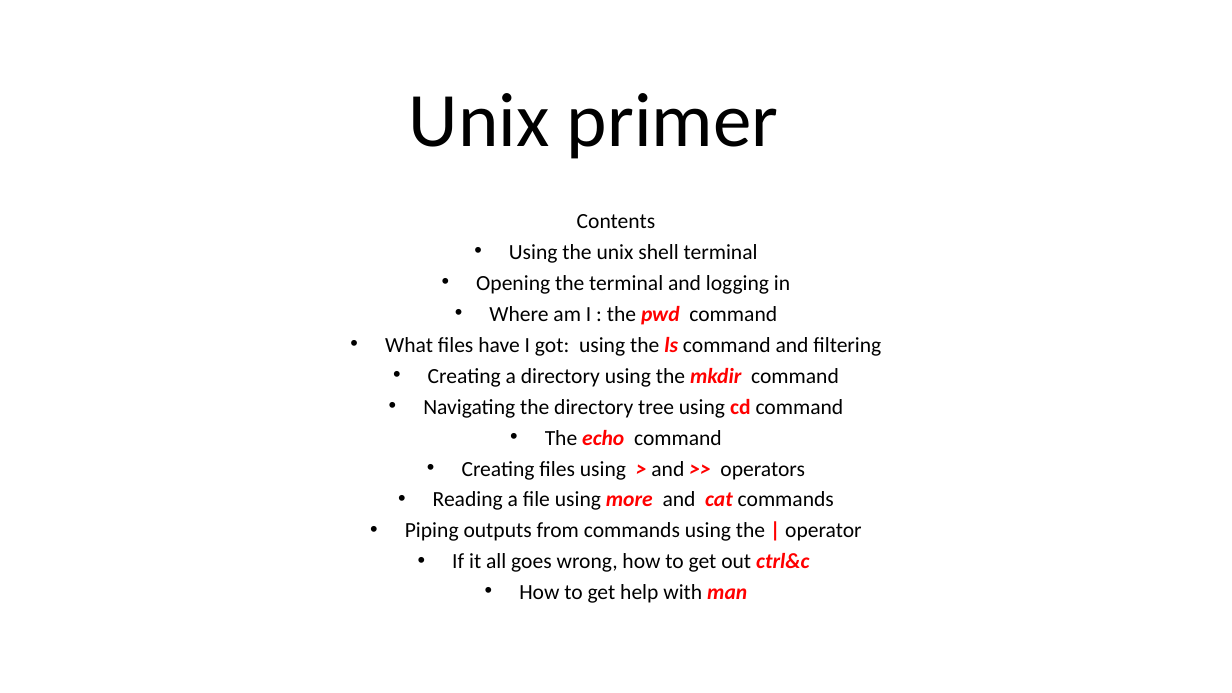
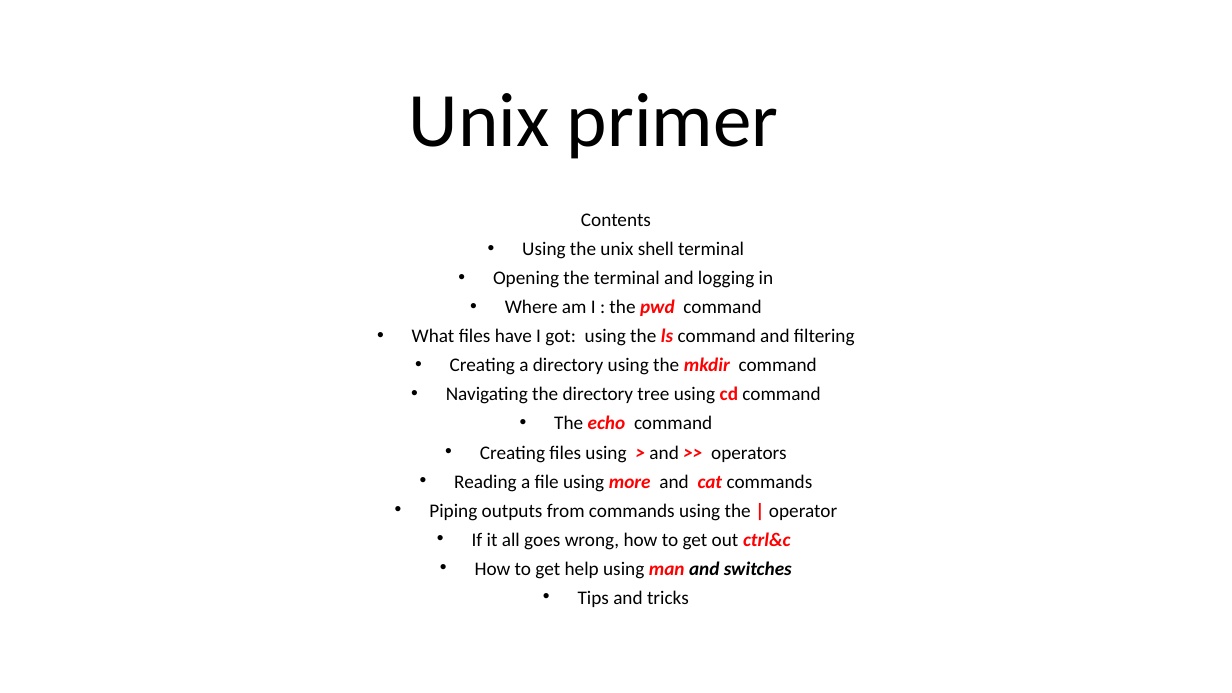
Before and after one commit to paulmheaton/Unix_primer, a slide deck: slide 2 of Unix primer.pptx. Drawn at 1232x693 pixels with LibreOffice and Linux fonts; fonts in the diff are those of the drawing. Boxes give left, top, right and bottom in pixels: in the first picture for what was removed or moved away, otherwise in the second. Text is boxed around its words. In the diff, an @@ line names an element or a change of style, - is before the commit and + after.

Commit message:
Unix primer final version 1

```diff
--- a/Unix primer.pptx
+++ b/Unix primer.pptx
@@ subtitle at [412, 213, 855, 550]: size 16.8 to 15 pt in "Contents", "Using the unix shell terminal", "Opening the terminal and logging in", "Where am I : the pwd command" and 8 more places @@
@@ subtitle at [475, 561, 792, 607]: text changed; size 16.8 to 15 pt @@
-• How to get help with man
+• How to get help using man and switches
+• Tips and tricks
```
Also in this commit, not shown: 3 other slides changed, 5 slides added, 1 slide removed.
